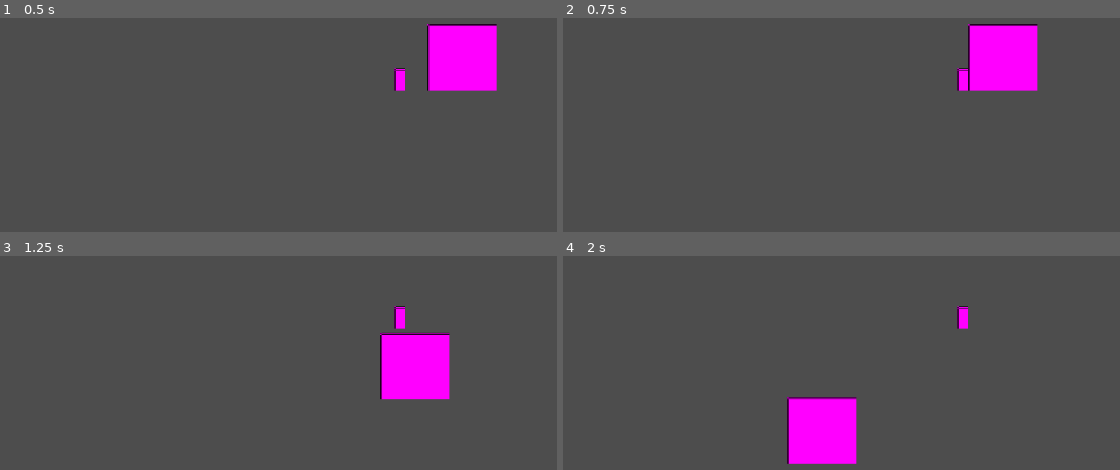
Above: before the commit, frames 1-4 (two rows, left to right).
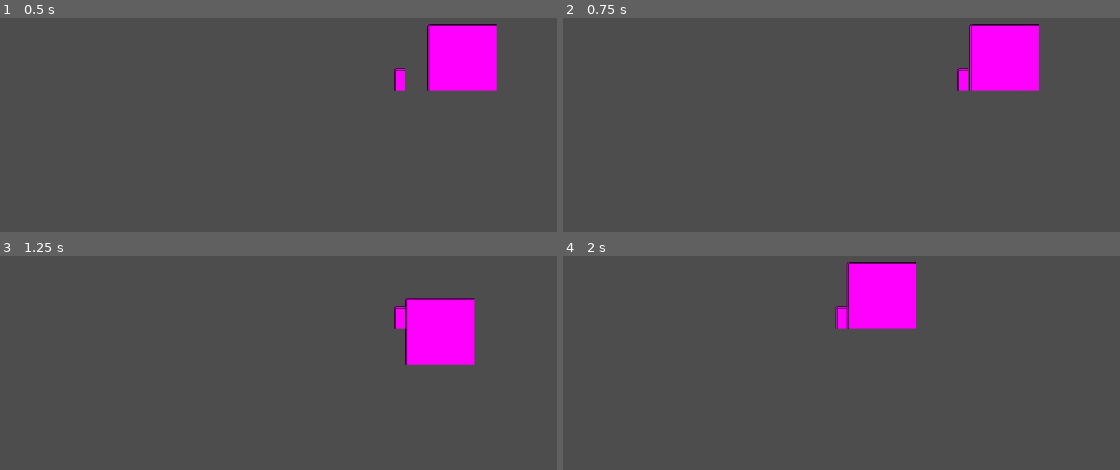
Above: after the commit, the same moments.

Repository: INV-matt/GMTK-game-jam
Game: Godot game, scene res://Scenes/main.tscn
The game is run twice, just before and just after one commit, with the same random seed, the same clock (stepped at 60 frames per second) and the same inputs.
Inputs:
- Up to frame 1 (0.5 s): no input
- Up to frame 2 (0.75 s): hold D (pl_right) from 0.53 s (still down); hold Tab (pl_scout, bound only after the commit) from 0.53 s (still down)
- Up to frame 3 (1.25 s): keep holding D (pl_right); keep holding Tab (pl_scout, bound only after the commit); tap Space (pl_jump) at 0.77 s
- Up to frame 4 (2 s): keep holding D (pl_right); release Tab (pl_scout, bound only after the commit) at 1.28 s; tap Tab (pl_scout, bound only after the commit) at 1.35 s; tap Space (pl_jump) at 1.52 s

Frame 1 is identical in both runs. In frame 2, 0.3% of the frame differs, in the area x 72-86%, y 2-35%; in frame 3, 5.6%; in frame 4, 8.3%, in the area x 40-73%, y 2-98%.

Commit message:
Basic Scout Ability, still WIP

Diff:
--- a/Scenes/main.tscn
+++ b/Scenes/main.tscn
@@ -1,6 +1,7 @@
-[gd_scene load_steps=5 format=3 uid="uid://b3ip2tsabj3dm"]
+[gd_scene load_steps=6 format=3 uid="uid://b3ip2tsabj3dm"]
 
 [ext_resource type="PackedScene" uid="uid://cnv1i1bs5daa0" path="res://Scenes/player.tscn" id="1_5lr7u"]
+[ext_resource type="Script" uid="uid://jy3cw8fsadki" path="res://Scripts/camera_movement.gd" id="2_bo1nx"]
 
 [sub_resource type="WorldBoundaryShape2D" id="WorldBoundaryShape2D_ik0b0"]
 
@@ -15,6 +16,7 @@
 [node name="Player" parent="." instance=ExtResource("1_5lr7u")]
 
 [node name="Camera2D" type="Camera2D" parent="Player"]
+script = ExtResource("2_bo1nx")
 
 [node name="StaticBody2D" type="StaticBody2D" parent="."]
 position = Vector2(0, 75)
--- /dev/null
+++ b/Scripts/SignalBus.gd
@@ -0,0 +1,4 @@
+extends Node
+
+signal scout_enter
+signal scout_exit
--- /dev/null
+++ b/Scripts/camera_movement.gd
@@ -0,0 +1,27 @@
+extends Camera2D
+
+@export var ScoutSpeed = 300.0
+
+var _isScouting = false
+
+
+func _ready() -> void:
+  SignalBus.connect("scout_enter", Callable(self, "_on_scout_enter"))
+  SignalBus.connect("scout_exit", Callable(self, "_on_scout_exit"))
+
+func _process(delta: float) -> void:
+  if _isScouting:
+    var xdir = Input.get_axis("pl_left", "pl_right")
+    var ydir = Input.get_axis("pl_up", "pl_down")
+
+    position += ScoutSpeed * delta * Vector2(xdir, ydir)
+
+
+func _on_scout_enter() -> void:
+  _isScouting = true
+  return
+
+func _on_scout_exit() -> void:
+  position = Vector2(0, 0)
+  _isScouting = false
+  return
--- a/Scripts/player.gd
+++ b/Scripts/player.gd
@@ -21,6 +21,7 @@
 var _direction
 var _hasDashed = false
 var _jumpVelocity = 0
+var _isScouting = false
 
 func _ready():
   _jumpVelocity = sqrt(2 * JumpHeight * _localGravity) # TODO: HARDCODED FOR NOW
@@ -37,13 +38,25 @@
   _handleHorizontalMovement()
   _handleJump()
 
+
+  if Input.get_action_strength("pl_scout"):
+    if _isScouting:
+      _isScouting = false
+      SignalBus.scout_exit.emit()
+      return
+
+    if !_isScouting:
+      _isScouting = true
+      SignalBus.scout_enter.emit()
+
+
   move_and_slide()
 
 
 #region HORIZONTAL MOVEMENT
 func _handleHorizontalMovement() -> void:
   _direction = Input.get_axis("pl_left", "pl_right")
-  if _direction:
+  if _direction && !_isScouting:
     velocity.x = _direction * Speed
   else:
     velocity.x = move_toward(velocity.x, 0, Deceleration)
@@ -67,6 +80,7 @@
 
 #region JUMP
 func _handleJump() -> void:
+  if _isScouting: return
   if Input.get_action_strength("pl_jump"): _frameSinceJumpPressed = 0
 
   if _frameSinceJumpPressed > JumpBuffer: return
--- a/project.godot
+++ b/project.godot
@@ -14,6 +14,10 @@
 run/main_scene="res://Scenes/main.tscn"
 config/features=PackedStringArray("4.4", "Mobile")
 config/icon="res://icon.svg"
+
+[autoload]
+
+SignalBus="*res://Scripts/SignalBus.gd"
 
 [dotnet]
 
@@ -51,6 +55,18 @@
 , Object(InputEventJoypadMotion,"resource_local_to_scene":false,"resource_name":"","device":-1,"axis":1,"axis_value":1.0,"script":null)
 ]
 }
+pl_up={
+"deadzone": 0.2,
+"events": [Object(InputEventKey,"resource_local_to_scene":false,"resource_name":"","device":-1,"window_id":0,"alt_pressed":false,"shift_pressed":false,"ctrl_pressed":false,"meta_pressed":false,"pressed":false,"keycode":0,"physical_keycode":87,"key_label":0,"unicode":119,"location":0,"echo":false,"script":null)
+, Object(InputEventKey,"resource_local_to_scene":false,"resource_name":"","device":-1,"window_id":0,"alt_pressed":false,"shift_pressed":false,"ctrl_pressed":false,"meta_pressed":false,"pressed":false,"keycode":0,"physical_keycode":4194320,"key_label":0,"unicode":0,"location":0,"echo":false,"script":null)
+, Object(InputEventJoypadMotion,"resource_local_to_scene":false,"resource_name":"","device":-1,"axis":1,"axis_value":-1.0,"script":null)
+]
+}
+pl_scout={
+"deadzone": 0.2,
+"events": [Object(InputEventKey,"resource_local_to_scene":false,"resource_name":"","device":-1,"window_id":0,"alt_pressed":false,"shift_pressed":false,"ctrl_pressed":false,"meta_pressed":false,"pressed":false,"keycode":0,"physical_keycode":4194306,"key_label":0,"unicode":0,"location":0,"echo":false,"script":null)
+]
+}
 
 [rendering]
 
Not shown, added: Scripts/SignalBus.gd.uid
Not shown, added: Scripts/camera_movement.gd.uid
